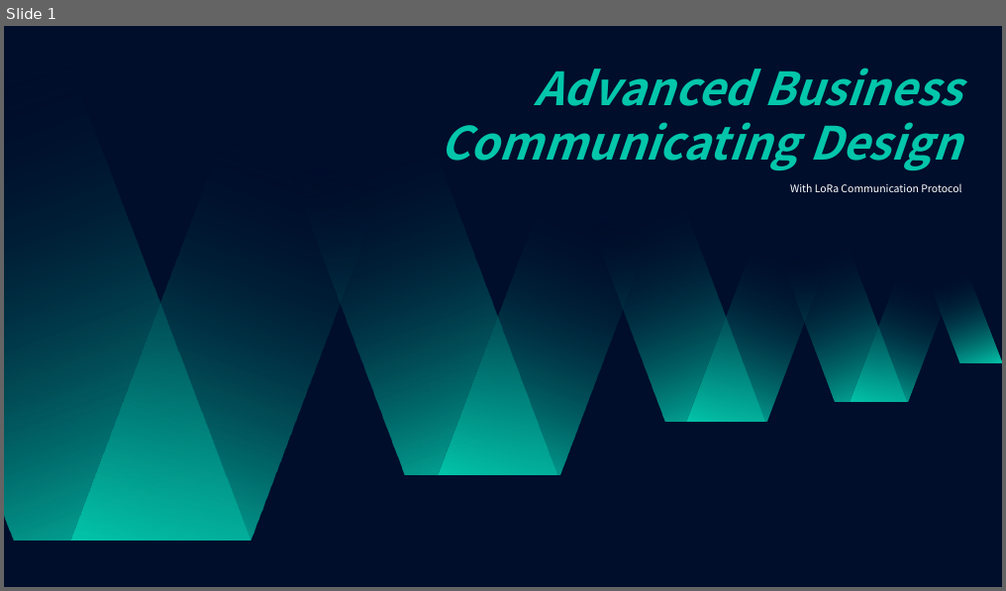
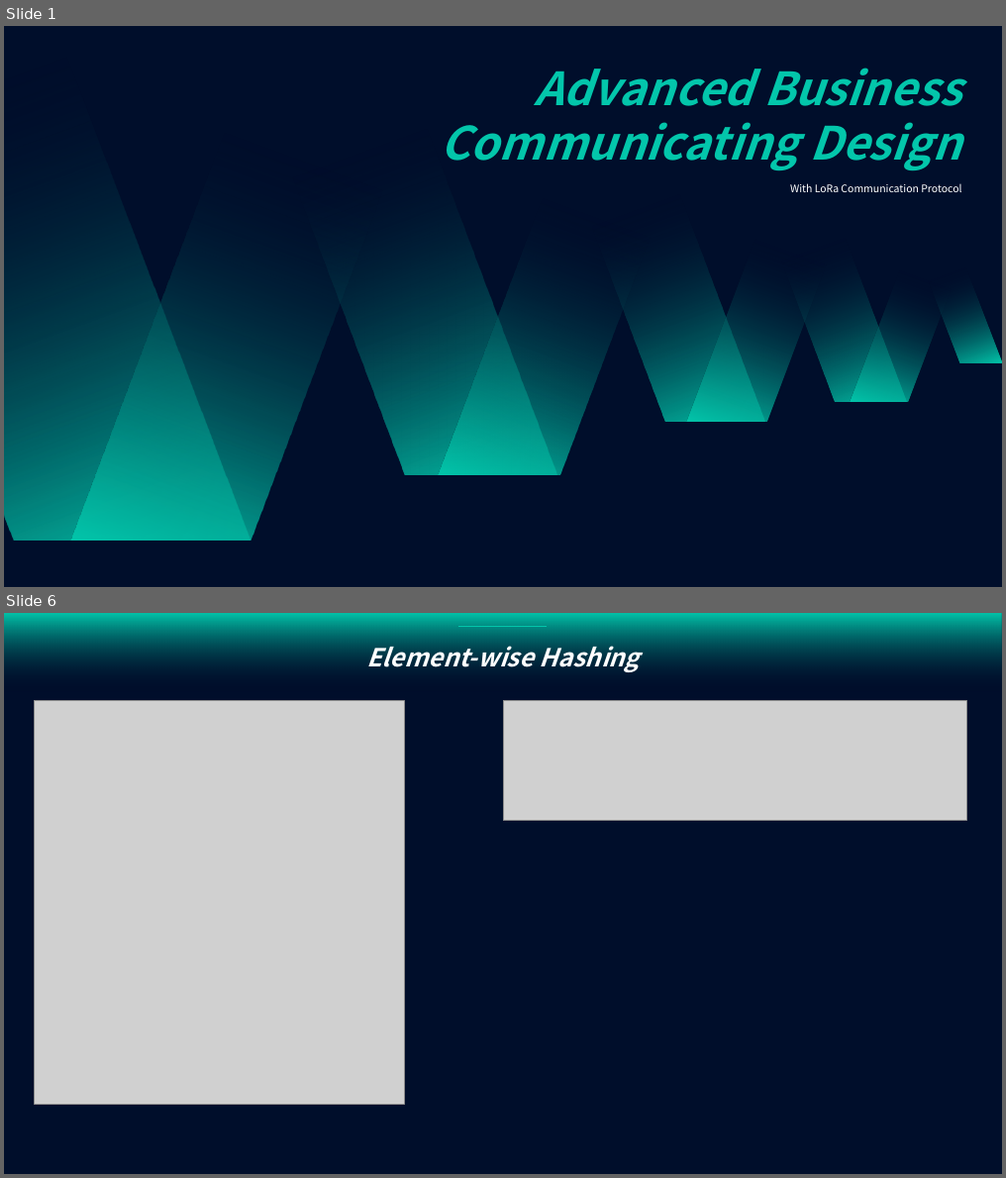
Before and after one commit to purachina/etri, a slide deck: Advanced Buisness Communicating Design/구현.pptx. Shown one above the other, each under a label of ours: slide 1 before the commit, slides 1 and 6 after it; the slides between them are not shown. The pictures are 1006x591 and 1006x1178 pixels, drawn with LibreOffice and Linux fonts; fonts in the diff are those of the drawing; grey boxes stand for pictures. Boxes give left, top, right and bottom in pixels: in the first picture for what was removed or moved away, otherwise in the second. Text is boxed around its words. In the diff, an @@ line names an element or a change of style, - is before the commit and + after.

```diff
--- a/Advanced Buisness Communicating Design/구현.pptx
+++ b/Advanced Buisness Communicating Design/구현.pptx
@@ slide 6 added at (4, 613, 1002, 1174), background #000E2B @@
@@ rectangle added at (4, 613, 1002, 700), fill gradient #000E2B to #03C6AB, 24 pt, text #FFFFFF, bold, italic @@
+Element-wise Hashing
@@ line added from (458, 627) to (547, 627), #03C6AB 1 pt @@
@@ picture added at (35, 700, 404, 1105) @@
@@ picture added at (503, 700, 966, 820) @@
```
Also in this commit, not shown: 9 other slides added, 8 slides removed.
